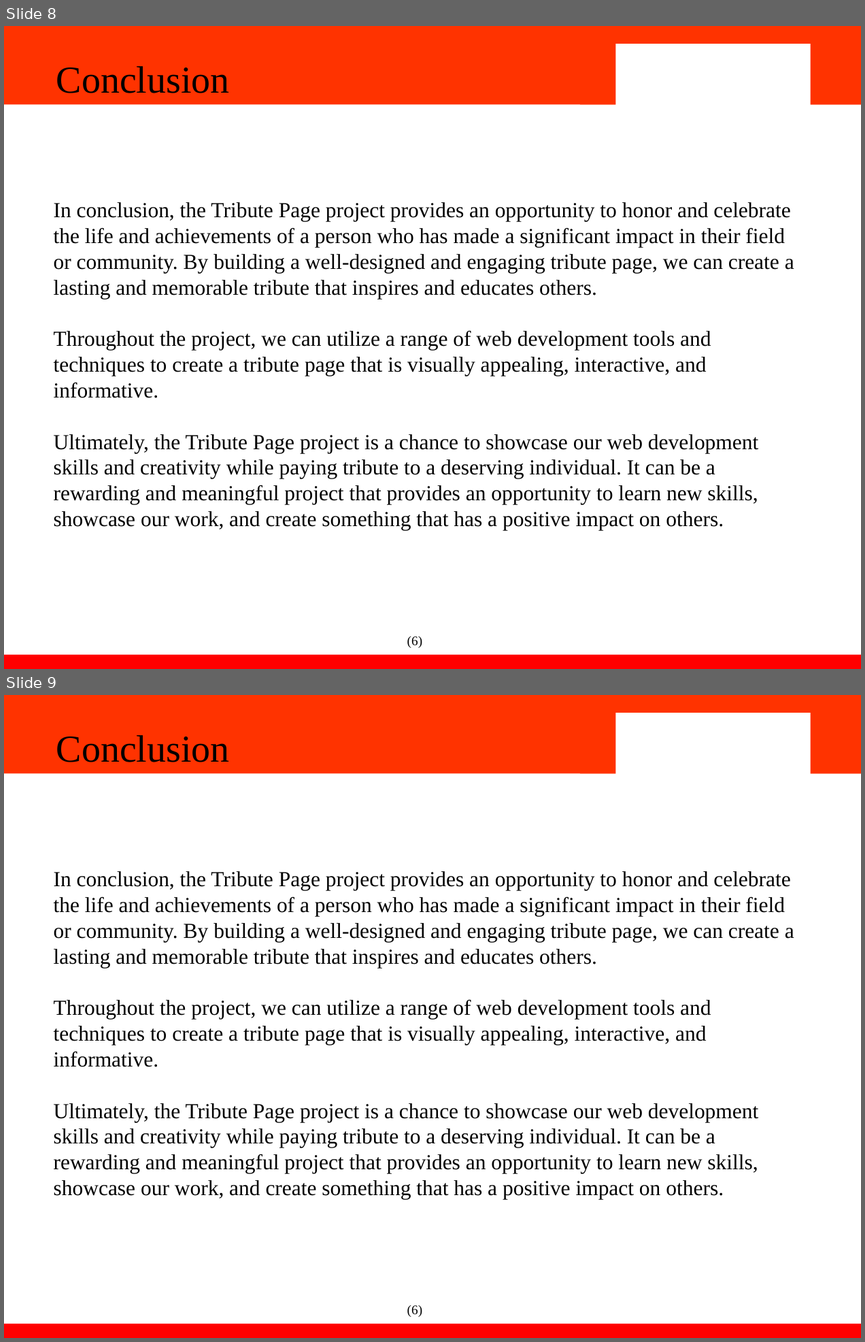
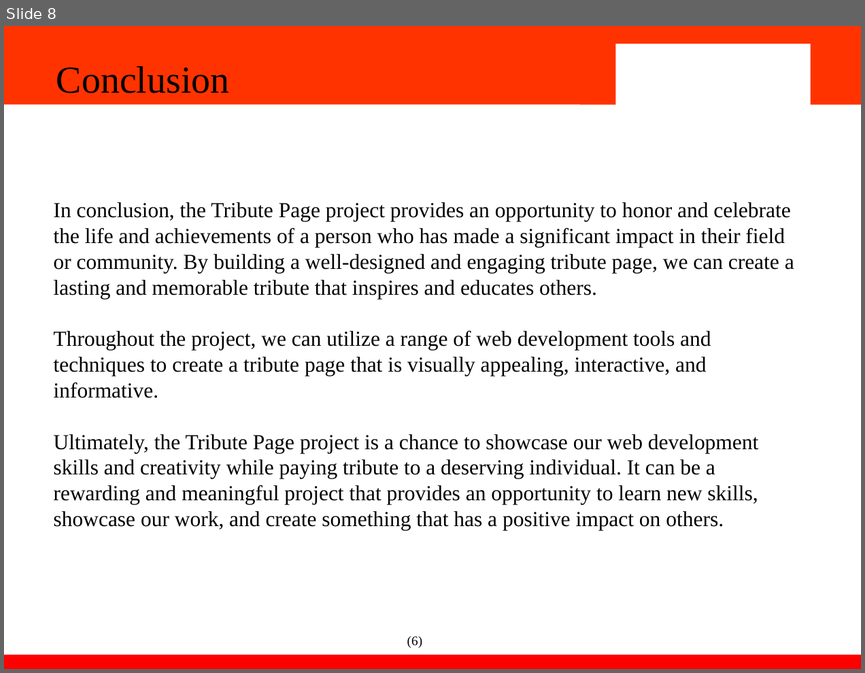
Before and after one commit to Ishaan1106/tribute-page, a slide deck: Fee presentation.pptx. Shown one above the other, each under a label of ours: slides 8 and 9 before the commit, slide 8 after it. The pictures are 865x1342 and 865x673 pixels, drawn with LibreOffice and Linux fonts; fonts in the diff are those of the drawing; background and template pictures are left out. Boxes give left, top, right and bottom in pixels: in the first picture for what was removed or moved away, otherwise in the second. Text is boxed around its words. In the diff, an @@ line names an element or a change of style, - is before the commit and + after.

Commit message:
re-created project report and changes in code

```diff
--- a/Fee presentation.pptx
+++ b/Fee presentation.pptx
@@ slide 9 removed at bbox=[4, 695, 861, 1338], background #FFFFFF; not listed: 4 template elements that a slide beside it also shows @@
@@ text removed at bbox=[56, 735, 230, 762] @@
-Conclusion
@@ text removed at bbox=[54, 871, 794, 1199] @@
-In conclusion, the Tribute Page project provides an opportunity to honor and celebrate the life and achievements of a person who has made a significant impact in their field or community. By building a well-designed and engaging tribute page, we can create a lasting and memorable tribute that inspires and educates others.
-Throughout the project, we can utilize a range of web development tools and techniques to create a tribute page that is visually appealing, interactive, and informative.
-Ultimately, the Tribute Page project is a chance to showcase our web development skills and creativity while paying tribute to a deserving individual. It can be a rewarding and meaningful project that provides an opportunity to learn new skills, showcase our work, and create something that has a positive impact on others.
@@ text removed at bbox=[407, 1305, 422, 1317] @@
-(6)
```
Also in this commit, not shown: 2 slides changed, 4 other files.
